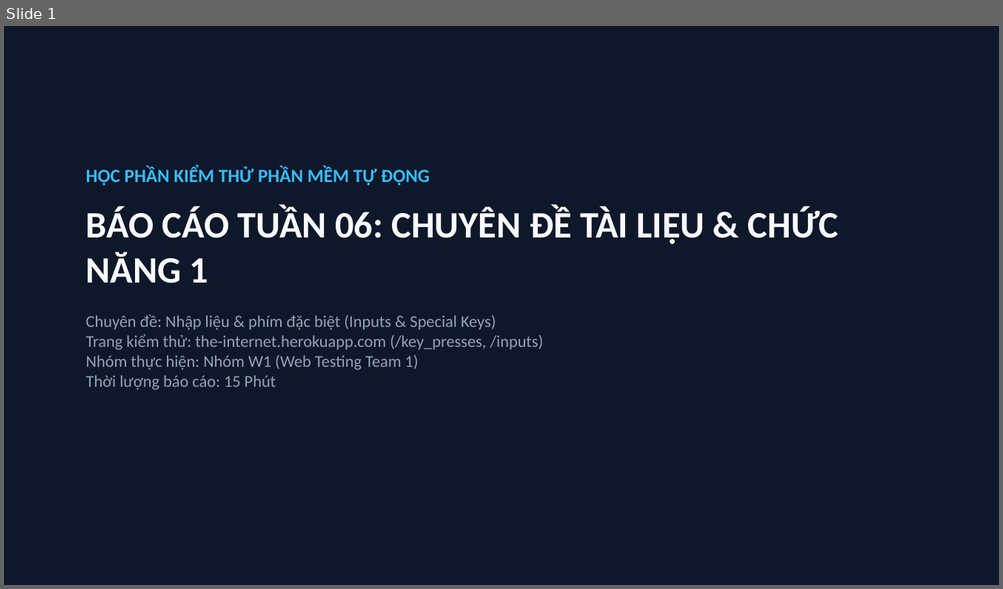
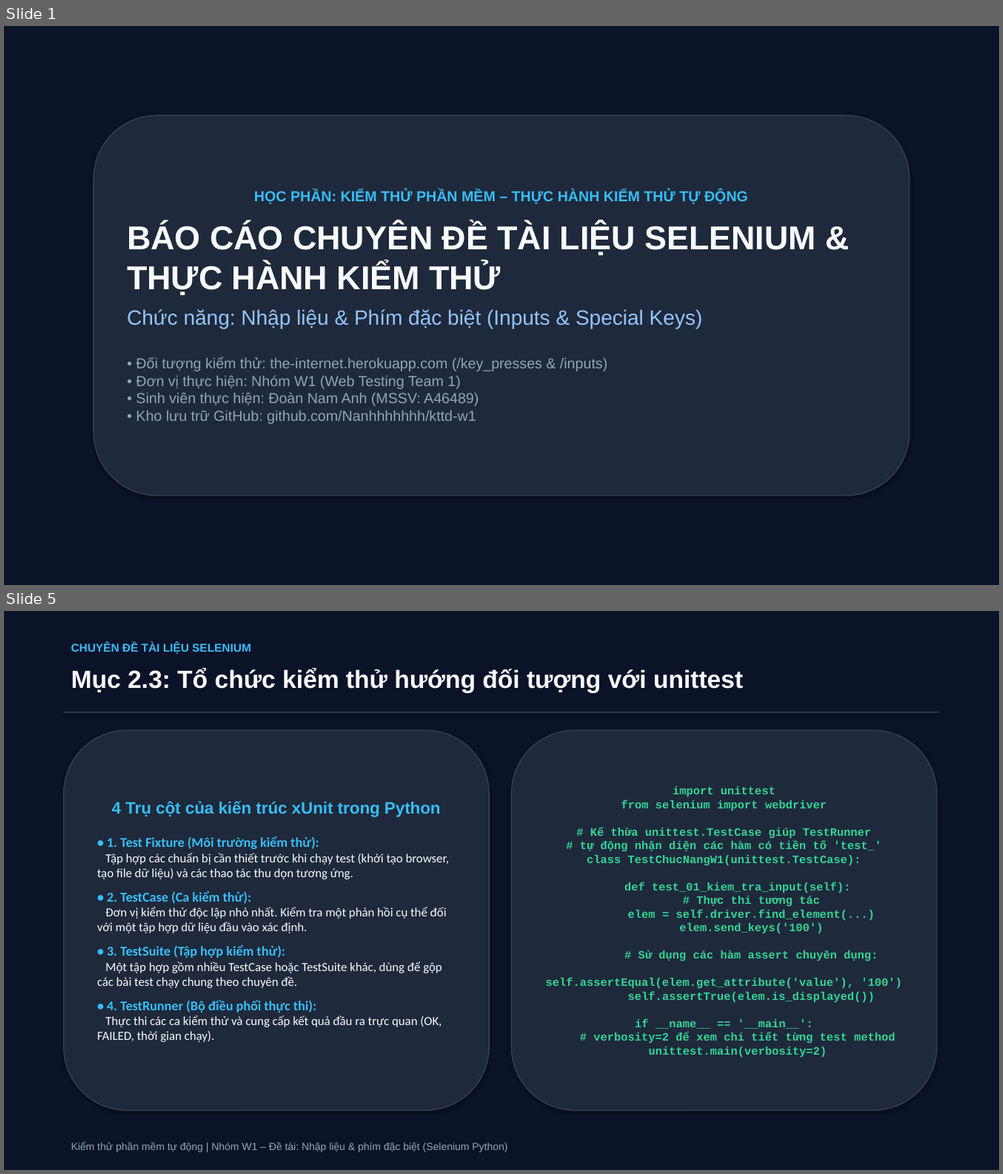
Before and after one commit to Nanhhhhhhh/kttd-w1, a slide deck: tuan-06/slide_tuan06_w1.pptx. Shown one above the other, each under a label of ours: slide 1 before the commit, slides 1 and 5 after it; the slides between them are not shown. The pictures are 1003x589 and 1003x1174 pixels, drawn with LibreOffice and Linux fonts; fonts in the diff are those of the drawing. Boxes give left, top, right and bottom in pixels: in the first picture for what was removed or moved away, otherwise in the second. Text is boxed around its words. In the diff, an @@ line names an element or a change of style, - is before the commit and + after.

Commit message:
T06: Nâng cấp bộ Slide báo cáo 18 trang chuyên sâu (PPTX & HTML)

```diff
--- a/tuan-06/slide_tuan06_w1.pptx
+++ b/tuan-06/slide_tuan06_w1.pptx
@@ slide 5 added at [4,611,999,1170], background #FFFFFF @@
@@ rectangle added at [4,611,999,1170], fill #0B1329 @@
@@ text added at [71,643,251,654], 11 pt, text #38BDF8, bold @@
+CHUYÊN ĐỀ TÀI LIỆU SELENIUM
@@ text added at [71,668,743,693], 24 pt, text #F8FAFC, bold @@
+Mục 2.3: Tổ chức kiểm thử hướng đối tượng với unittest
@@ rectangle added at [64,712,939,712], fill #334155 @@
@@ rounded rectangle added at [64,730,489,1111], fill #1E293B, outline #334155 1 pt, 12 pt, text #F8FAFC @@
+4 Trụ cột của kiến trúc xUnit trong Python
+• 1. Test Fixture (Môi trường kiểm thử):
+Tập hợp các chuẩn bị cần thiết trước khi chạy test (khởi tạo browser, tạo file dữ liệu) và các thao tác thu dọn tương ứng.
+• 2. TestCase (Ca kiểm thử):
+Đơn vị kiểm thử độc lập nhỏ nhất. Kiểm tra một phản hồi cụ thể đối với một tập hợp dữ liệu đầu vào xác định.
+• 3. TestSuite (Tập hợp kiểm thử):
+Một tập hợp gồm nhiều TestCase hoặc TestSuite khác, dùng để gộp các bài test chạy chung theo chuyên đề.
+• 4. TestRunner (Bộ điều phối thực thi):
+Thực thi các ca kiểm thử và cung cấp kết quả đầu ra trực quan (OK, FAILED, thời gian chạy).
@@ rounded rectangle added at [512,730,936,1111], fill #1E293B, outline #334155 1 pt, 11 pt, text #34D399, bold @@
+import unittest
+from selenium import webdriver
+# Kế thừa unittest.TestCase giúp TestRunner
+# tự động nhận diện các hàm có tiền tố 'test_'
+class TestChucNangW1(unittest.TestCase):
+def test_01_kiem_tra_input(self):
+# Thực thi tương tác
+elem = self.driver.find_element(...)
+elem.send_keys('100')
+# Sử dụng các hàm assert chuyên dụng:
+self.assertEqual(elem.get_attribute('value'), '100')
+self.assertTrue(elem.is_displayed())
+if __name__ == '__main__':
+# verbosity=2 để xem chi tiết từng test method
+unittest.main(verbosity=2)
@@ text added at [71,1142,507,1153], 10 pt, text #94A3B8 @@
+Kiểm thử phần mềm tự động | Nhóm W1 – Đề tài: Nhập liệu & phím đặc biệt (Selenium Python)
@@ slide 1 changed as well @@
@@ rectangle at [4,26,999,585]: fill #0F172A to #0B1329 @@
@@ rounded rectangle "HỌC PHẦN: KIỂM THỬ PHẦN ...": place and size @@
-rounded rectangle "HỌC PHẦN: KIỂM THỬ PHẦN ..." at [86,167,838,390]
+rounded rectangle "HỌC PHẦN: KIỂM THỬ PHẦN ..." at [94,116,909,496]
@@ rounded rectangle "HỌC PHẦN: KIỂM THỬ PHẦN ..." at [94,116,909,496]: vertical alignment top to middle; fill none to #1E293B; outline none to #334155 1 pt; shadow on @@
@@ text in rounded rectangle at [127,190,815,424]: text changed; size 16 to 14 pt; font Calibri to Arial @@
-HỌC PHẦN KIỂM THỬ PHẦN MỀM TỰ ĐỘNG
-BÁO CÁO TUẦN 06: CHUYÊN ĐỀ TÀI LIỆU & CHỨC NĂNG 1
-Chuyên đề: Nhập liệu & phím đặc biệt (Inputs & Special Keys)
-Trang kiểm thử: the-internet.herokuapp.com (/key_presses, /inputs)
-Nhóm thực hiện: Nhóm W1 (Web Testing Team 1)
-Thời lượng báo cáo: 15 Phút
+HỌC PHẦN: KIỂM THỬ PHẦN MỀM – THỰC HÀNH KIỂM THỬ TỰ ĐỘNG
+BÁO CÁO CHUYÊN ĐỀ TÀI LIỆU SELENIUM & THỰC HÀNH KIỂM THỬ
+Chức năng: Nhập liệu & Phím đặc biệt (Inputs & Special Keys)
+• Đối tượng kiểm thử: the-internet.herokuapp.com (/key_presses & /inputs)
+• Đơn vị thực hiện: Nhóm W1 (Web Testing Team 1)
+• Sinh viên thực hiện: Đoàn Nam Anh (MSSV: A46489)
+• Kho lưu trữ GitHub: github.com/Nanhhhhhhh/kttd-w1
```
Also in this commit, not shown: 3 other slides changed, 13 other slides added, 5 slides removed, 3 other files.
